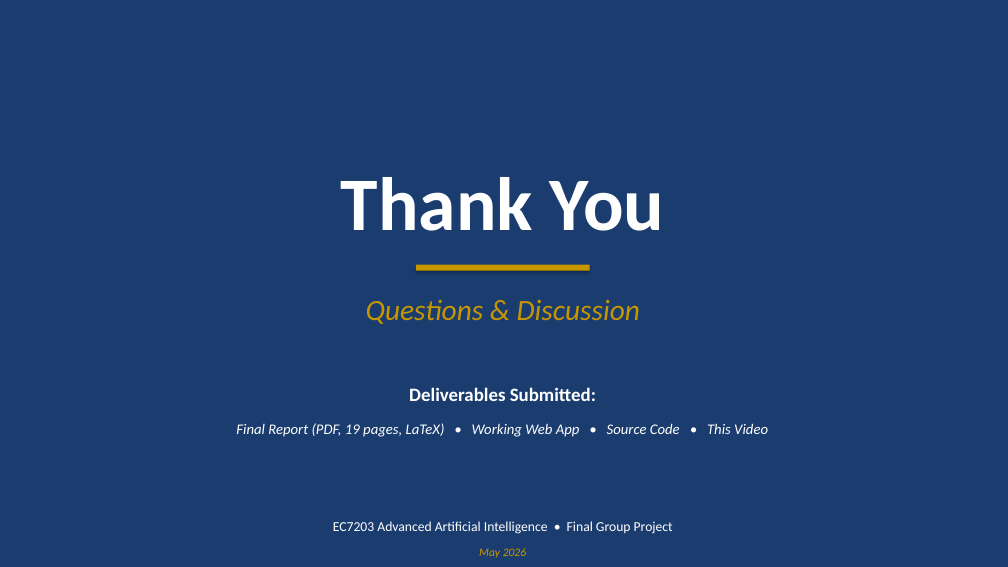
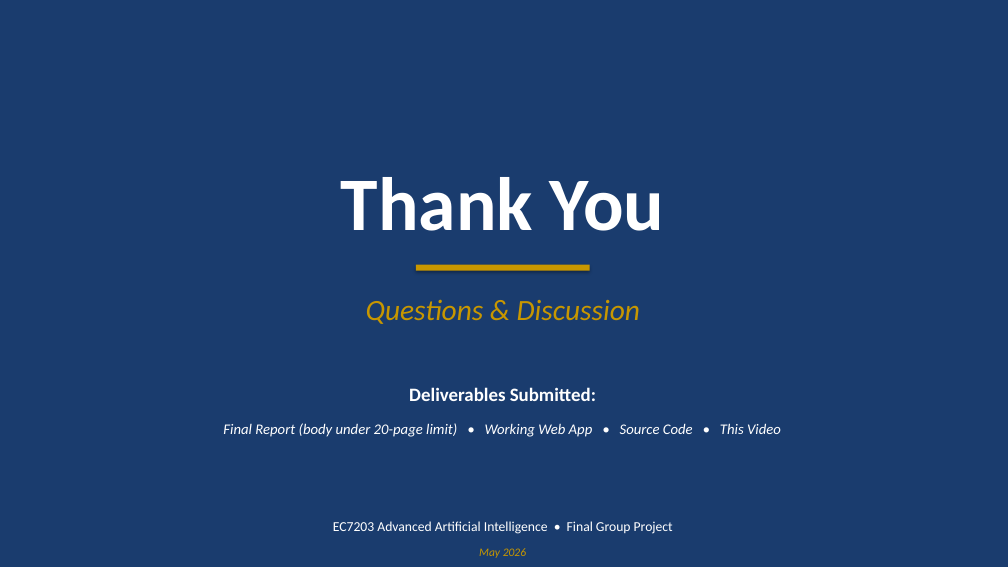
Before and after one commit to Dinojan9901/Financial-QA-System, a slide deck: slide 11 of presentation/Financial_QA_Presentation.pptx. Drawn at 1008x567 pixels with LibreOffice and Linux fonts; fonts in the diff are those of the drawing. Boxes give left, top, right and bottom in pixels: in the first picture for what was removed or moved away, otherwise in the second. Text is boxed around its words. In the diff, an @@ line names an element or a change of style, - is before the commit and + after.

```diff
--- a/presentation/Financial_QA_Presentation.pptx
+++ b/presentation/Financial_QA_Presentation.pptx
@@ text at box(223, 423, 781, 437): text changed @@
-Final Report (PDF, 19 pages, LaTeX) • Working Web App • Source Code • This Video
+Final Report (body under 20-page limit) • Working Web App • Source Code • This Video
```
Also in this commit, not shown: 2 other slides changed, 24 other files.
